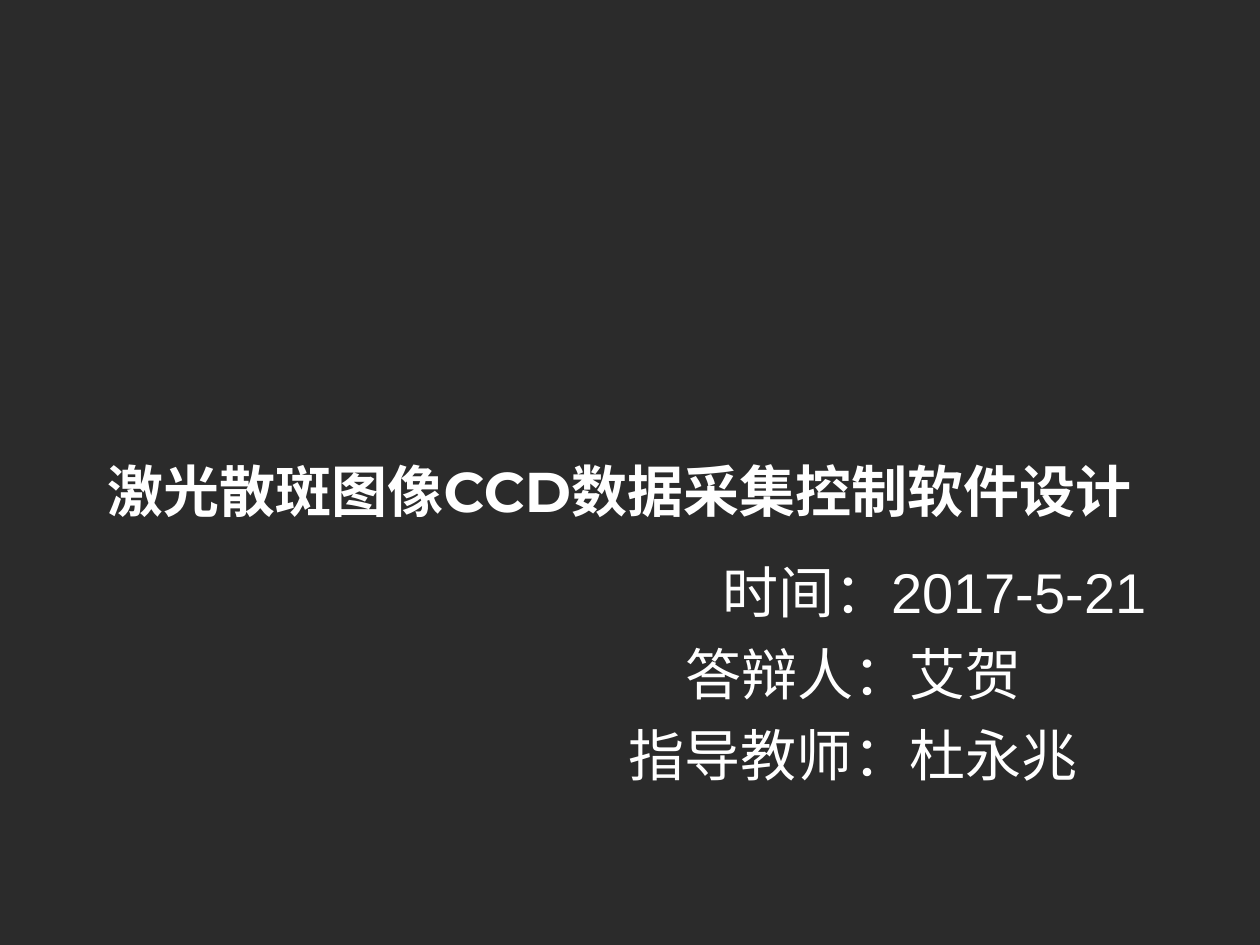
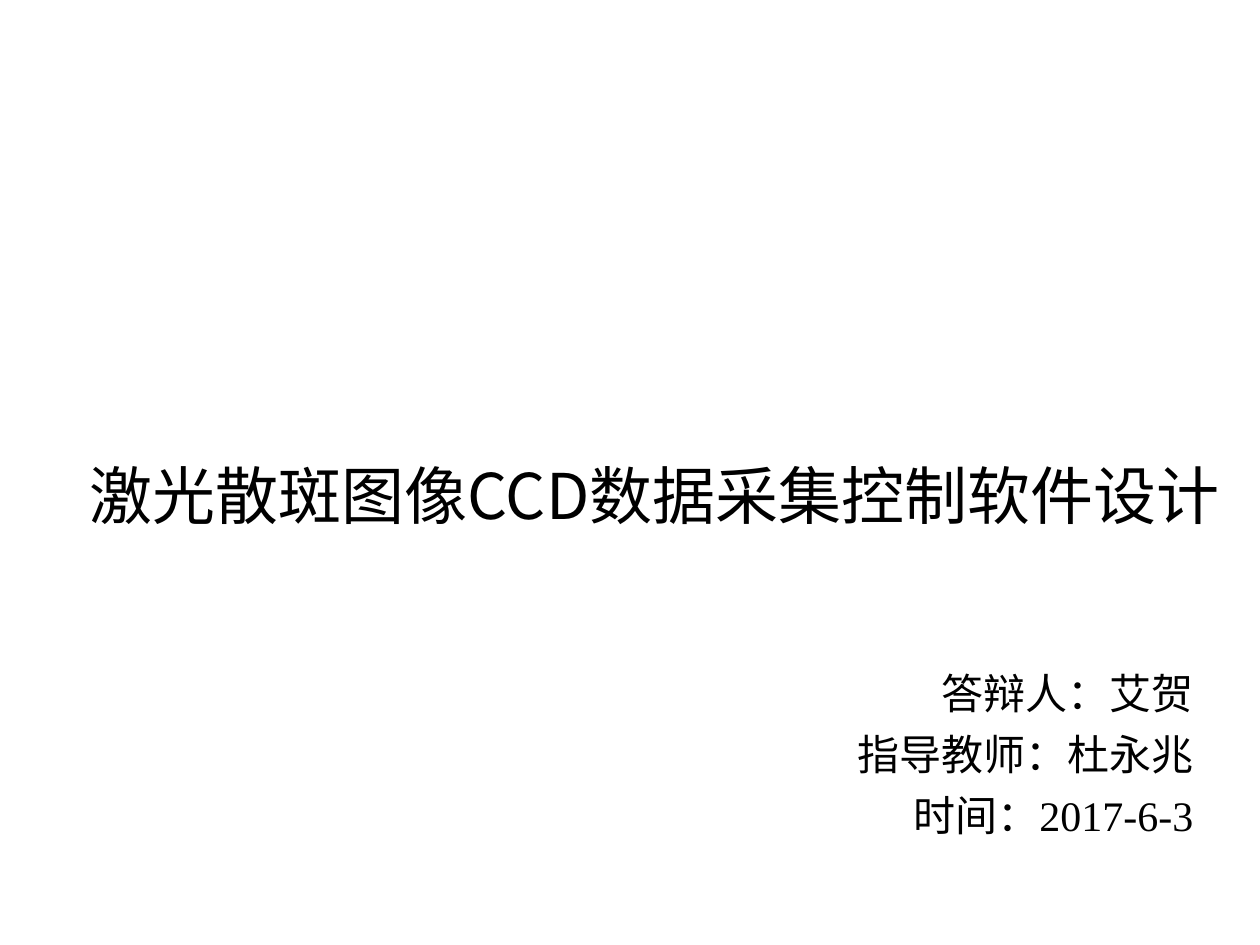
Before and after one commit to aihes/PylonCamera, a slide deck: slide 1 of paper/激光散斑系统CCD相机数据采集控制软件设计.ppt. Drawn at 1260x945 pixels with LibreOffice and Linux fonts; fonts in the diff are those of the drawing; background and template pictures are left out; a plain dark background stands for a picture behind light text. Boxes give left, top, right and bottom in pixels: in the first picture for what was removed or moved away, otherwise in the second. Text is boxed around its words. In the diff, an @@ line names an element or a change of style, - is before the commit and + after.

```diff
--- a/paper/激光散斑系统CCD相机数据采集控制软件设计.ppt
+++ b/paper/激光散斑系统CCD相机数据采集控制软件设计.ppt
@@ background picture (left out) to #FFFFFF @@
@@ title "激光散斑图像CCD数据采集控制软件设计": place and size @@
-title "激光散斑图像CCD数据采集控制软件设计" at [107, 464, 1131, 517]
+title "激光散斑图像CCD数据采集控制软件设计" at [90, 466, 1220, 524]
@@ title "激光散斑图像CCD数据采集控制软件设计" at [90, 466, 1220, 524]: size 32 to 36 pt, font Montserrat to Noto Sans CJK SC, text colour #FFFFFF to #000000, bold off; alignment left to centre @@
@@ subtitle at [723, 566, 1147, 618]: paragraph removed @@
-时间：2017-5-21
@@ subtitle "答辩人：艾贺": place and size @@
-subtitle "答辩人：艾贺" at [629, 566, 1147, 781]
+subtitle "答辩人：艾贺" at [857, 673, 1193, 835]
@@ subtitle "答辩人：艾贺" at [857, 673, 1193, 835]: vertical alignment middle to top @@
@@ subtitle at [857, 673, 1193, 774]: size 32 to 24 pt, text colour #FFFFFF to #000000 in "答辩人：艾贺", "指导教师：杜永兆"; alignment centre to right; less space between paragraphs @@
@@ subtitle at [913, 796, 1193, 835]: paragraph added @@
+时间：2017-6-3
```
Also in this commit, not shown: 12 other slides changed, 10 slides added, 4 slides removed, 7 other files.
